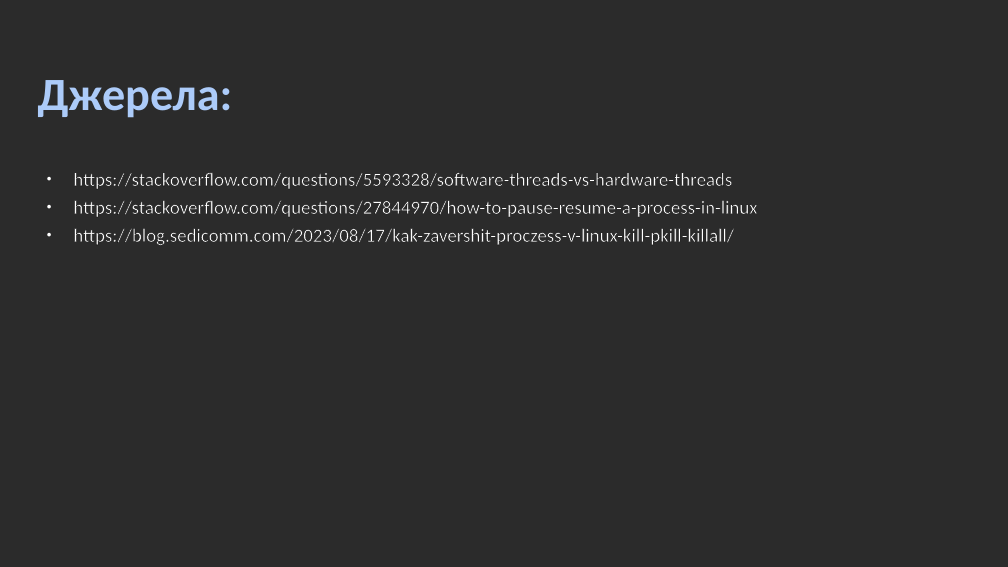
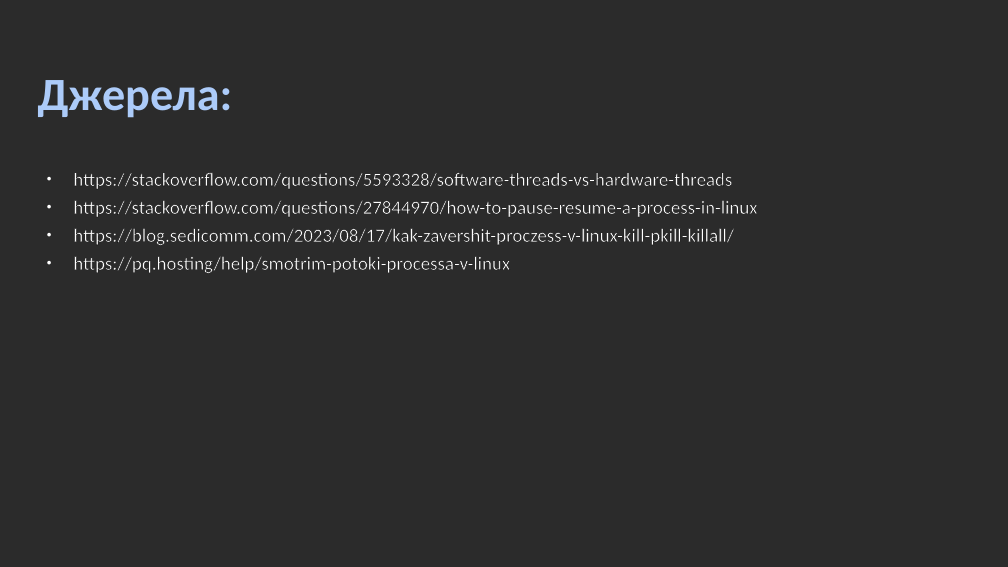
Before and after one commit to millennium02/SRS_L5, a slide deck: slide 13 of linux_ps&threads.odp. Drawn at 1008x567 pixels with LibreOffice and Linux fonts; fonts in the diff are those of the drawing; background and template pictures are left out; a plain dark background stands for a picture behind light text. Boxes give left, top, right and bottom in pixels: in the first picture for what was removed or moved away, otherwise in the second. Text is boxed around its words. In the diff, an @@ line names an element or a change of style, - is before the commit and + after.

```diff
--- a/linux_ps&threads.odp
+++ b/linux_ps&threads.odp
@@ text at <box>73,257,510,273</box>: paragraph added @@
+● https://pq.hosting/help/smotrim-potoki-processa-v-linux
```
Also in this commit, not shown: 1 slide added, 1 slide removed.
